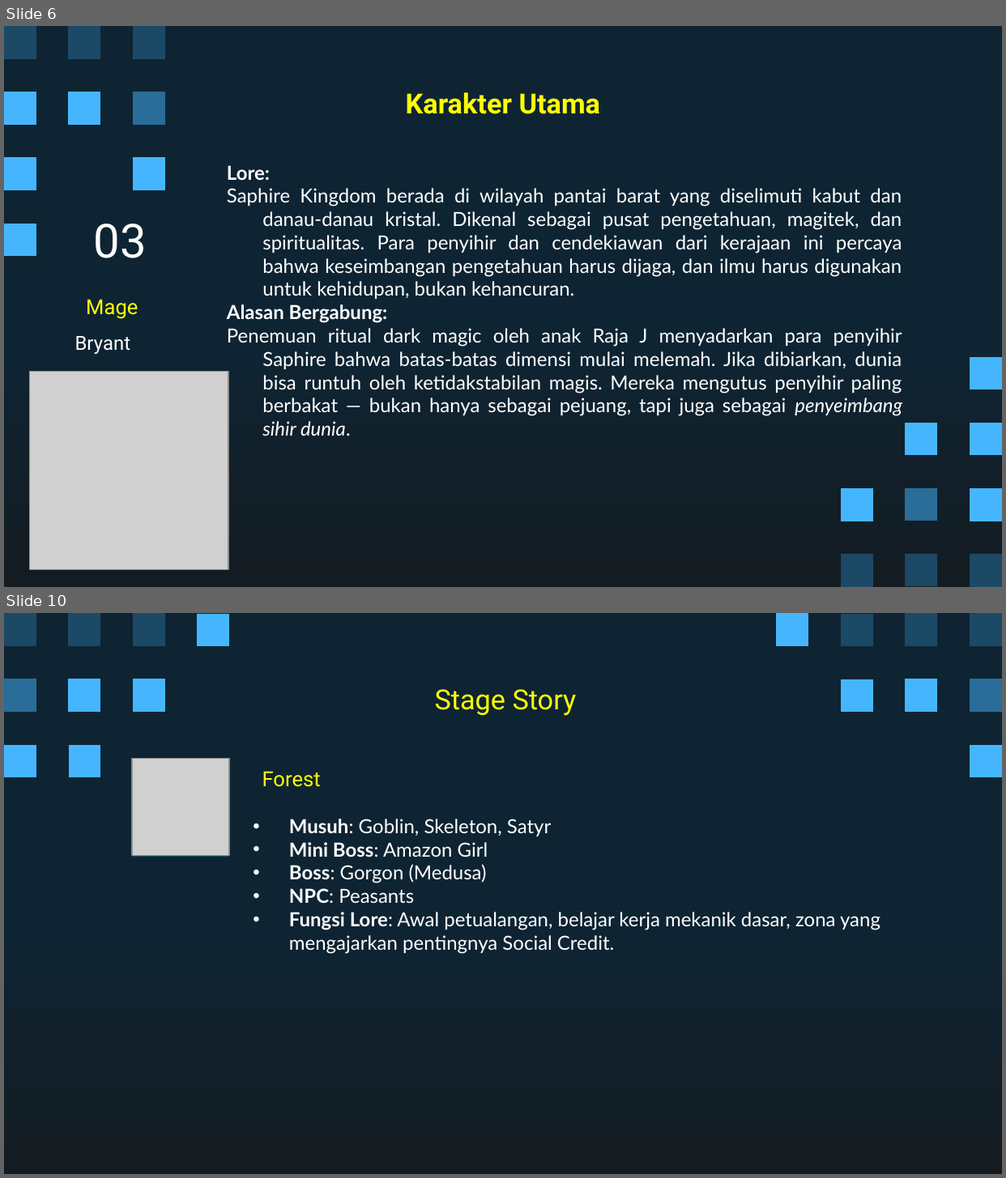
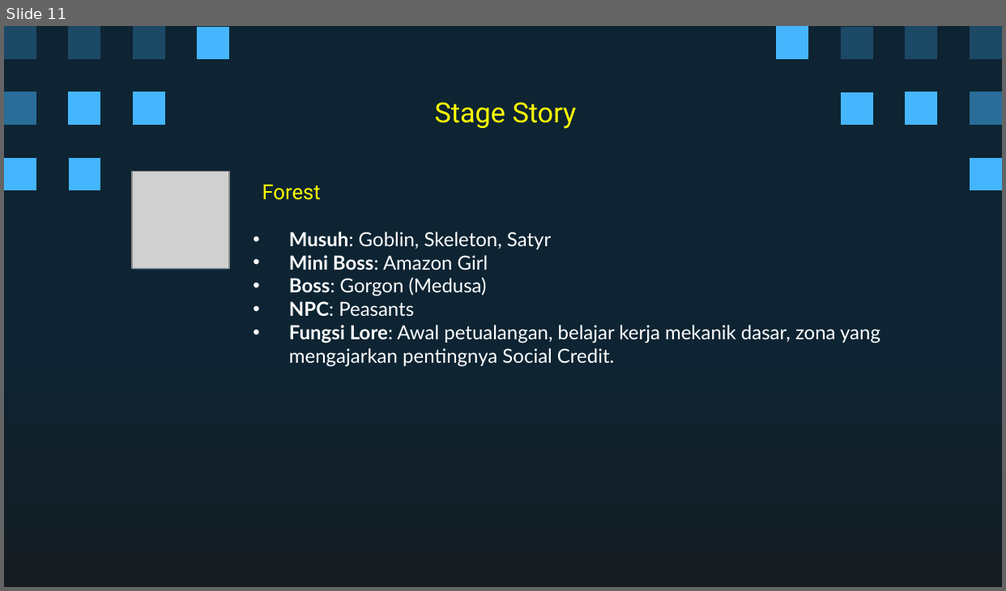
Before and after one commit to Ricardhad/gameProgProject, a slide deck: Super Pixel Vintage Gaming by Slidesgo.pptx. Shown one above the other, each under a label of ours: slides 6 and 10 before the commit, slide 11 after it; the slides between them are not shown. The pictures are 1006x1178 and 1006x591 pixels, drawn with LibreOffice and Linux fonts; fonts in the diff are those of the drawing; grey boxes stand for pictures. Boxes give left, top, right and bottom in pixels: in the first picture for what was removed or moved away, otherwise in the second. Text is boxed around its words. In the diff, an @@ line names an element or a change of style, - is before the commit and + after.

```diff
--- a/Super Pixel Vintage Gaming by Slidesgo.pptx
+++ b/Super Pixel Vintage Gaming by Slidesgo.pptx
@@ slide 6 removed at (x1=4, y1=26, x2=1002, y2=587), background gradient #0E2433 to #141C21; not listed: 5 template elements that a slide beside it also shows @@
@@ freeform shape removed at (x1=4, y1=92, x2=36, y2=125) @@
@@ freeform shape removed at (x1=133, y1=92, x2=164, y2=125) @@
@@ title removed at (x1=406, y1=92, x2=601, y2=114) @@
-Karakter Utama
@@ freeform shape removed at (x1=133, y1=158, x2=164, y2=190) @@
@@ subtitle removed at (x1=227, y1=165, x2=902, y2=436) @@
-Lore:
-Saphire Kingdom berada di wilayah pantai barat yang diselimuti kabut dan danau-danau kristal. Dikenal sebagai pusat pengetahuan, magitek, dan spiritualitas. Para penyihir dan cendekiawan dari kerajaan ini percaya bahwa keseimbangan pengetahuan harus dijaga, dan ilmu harus digunakan untuk kehidupan, bukan kehancuran.
-Alasan Bergabung:
-Penemuan ritual dark magic oleh anak Raja J menyadarkan para penyihir Saphire bahwa batas-batas dimensi mulai melemah. Jika dibiarkan, dunia bisa runtuh oleh ketidakstabilan magis. Mereka mengutus penyihir paling berbakat — bukan hanya sebagai pejuang, tapi juga sebagai penyeimbang sihir dunia.
@@ freeform shape removed at (x1=4, y1=224, x2=36, y2=257) @@
@@ title removed at (x1=94, y1=224, x2=147, y2=258) @@
-03
@@ subtitle removed at (x1=86, y1=299, x2=138, y2=319) @@
-Mage
@@ text removed at (x1=75, y1=336, x2=131, y2=354) @@
-Bryant
@@ freeform shape removed at (x1=970, y1=357, x2=1002, y2=390) @@
@@ picture removed at (x1=30, y1=371, x2=228, y2=570) @@
@@ freeform shape removed at (x1=905, y1=422, x2=937, y2=455) @@
@@ freeform shape removed at (x1=969, y1=423, x2=1001, y2=456) @@
@@ freeform shape removed at (x1=840, y1=488, x2=872, y2=521) @@
@@ freeform shape removed at (x1=905, y1=488, x2=937, y2=521) @@
@@ freeform shape removed at (x1=969, y1=488, x2=1001, y2=521) @@
@@ freeform shape removed at (x1=840, y1=555, x2=872, y2=587) @@
@@ freeform shape removed at (x1=905, y1=554, x2=937, y2=587) @@
@@ freeform shape removed at (x1=969, y1=554, x2=1001, y2=587) @@
@@ what was slide 10 is now slide 11 @@
```
Also in this commit, not shown: 8 slides changed, 5 slides added, 4 other slides removed.
